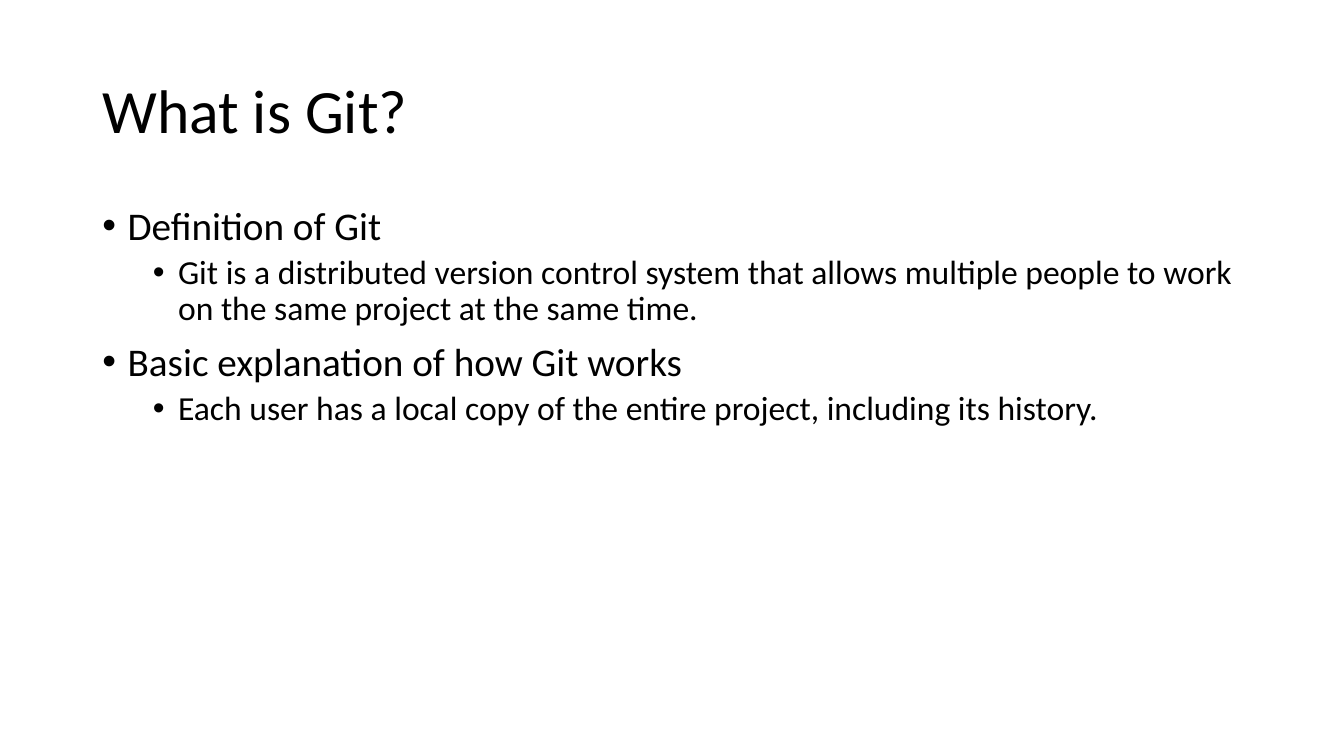
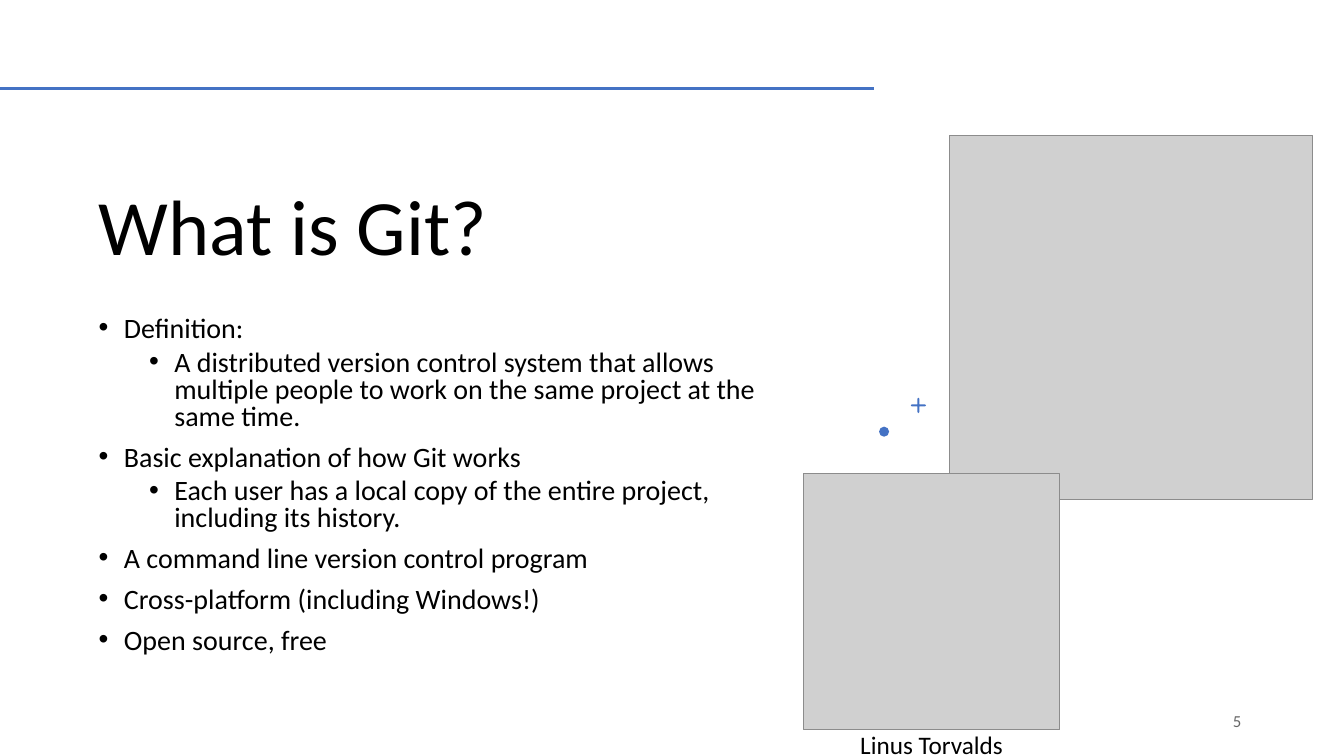
Before and after one commit to melsadany/intro-to-git, a slide deck: slide 5 of intro-to-Git-and-version-control_ME_101623.pptx (slide 3 before the commit). Drawn at 1344x756 pixels with LibreOffice and Linux fonts; fonts in the diff are those of the drawing; grey boxes stand for pictures. Boxes give left, top, right and bottom in pixels: in the first picture for what was removed or moved away, otherwise in the second. Text is boxed around its words. In the diff, an @@ line names an element or a change of style, - is before the commit and + after.

```diff
--- a/intro-to-Git-and-version-control_ME_101623.pptx
+++ b/intro-to-Git-and-version-control_ME_101623.pptx
@@ line added from (1, 89) to (873, 89), #ED7D31 2 pt @@
@@ title "What is Git?": place and size @@
-title "What is Git?" at <box>102,90,407,134</box>
+title "What is Git?" at <box>99,200,487,256</box>
@@ title "What is Git?" at <box>99,200,487,256</box>: size 44 to 56 pt; vertical alignment middle to bottom @@
@@ picture added at <box>950,135,1314,499</box> @@
@@ text "Definition:": place and size @@
-text "Definition:" at <box>128,213,1231,426</box>
+text "Definition:" at <box>124,318,755,655</box>
@@ text at <box>124,318,755,427</box>: text changed; size 24 to 20 pt @@
-• Definition of Git
-  • Git is a distributed version control system that allows multiple people to work on the same project at the same time.
+• Definition:
+  • A distributed version control system that allows multiple people to work on the same project at the same time.
@@ freeform shape added at <box>911,398,927,413</box>, fill #4472C4 @@
@@ text at <box>124,447,710,532</box>: size 28 to 20 pt in "Basic explanation of how Git works"; size 24 to 20 pt in "Each user has a local copy of ..."; line spacing 0.9 to 0.8 @@
@@ freeform shape added at <box>879,426,889,437</box>, fill #4472C4 @@
@@ picture added at <box>804,474,1060,730</box> @@
@@ text at <box>124,548,588,655</box>: paragraphs added @@
+• A command line version control program
+• Cross-platform (including Windows!)
+• Open source, free
@@ page number added at <box>1233,716,1241,727</box>, 12 pt, text #000000 at 60% opacity @@
+5
@@ text added at <box>860,736,1003,755</box>, 18 pt, text #000000 @@
+Linus Torvalds
```
Also in this commit, not shown: 15 other slides changed, 10 slides added, 2 slides removed.
